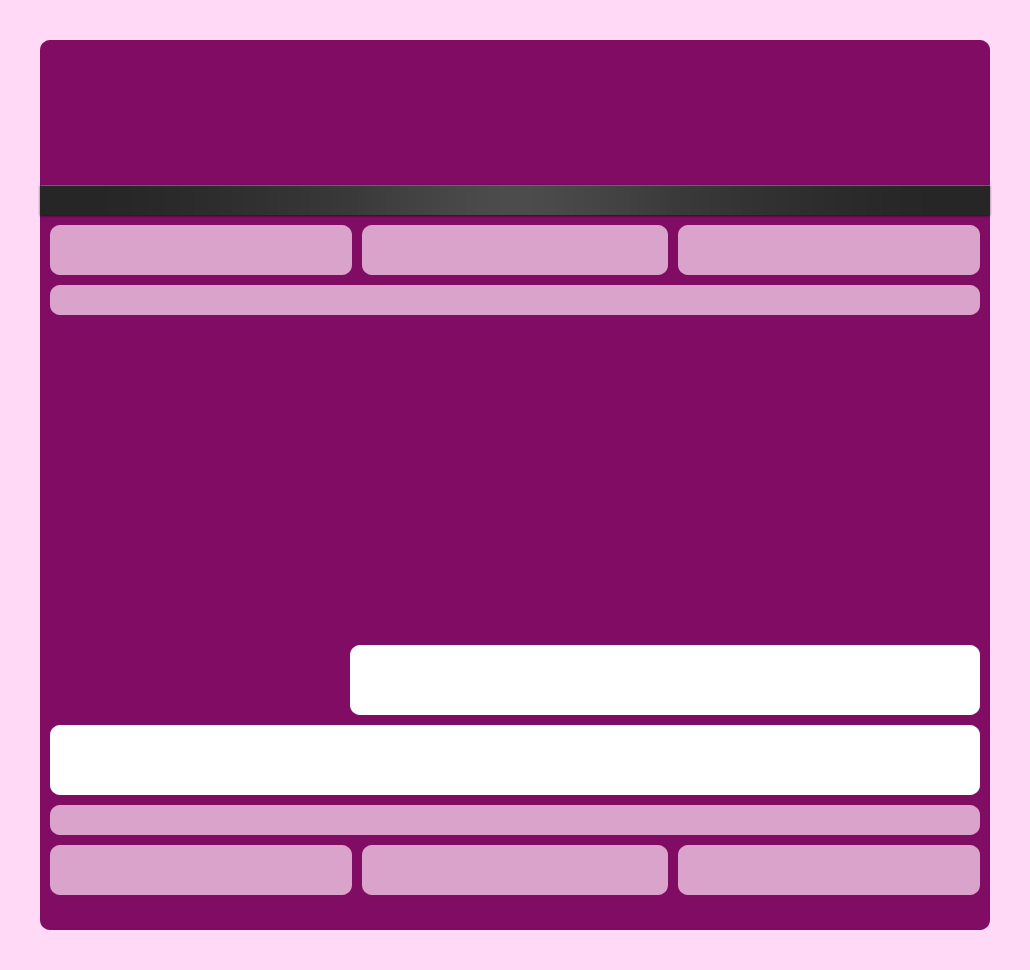
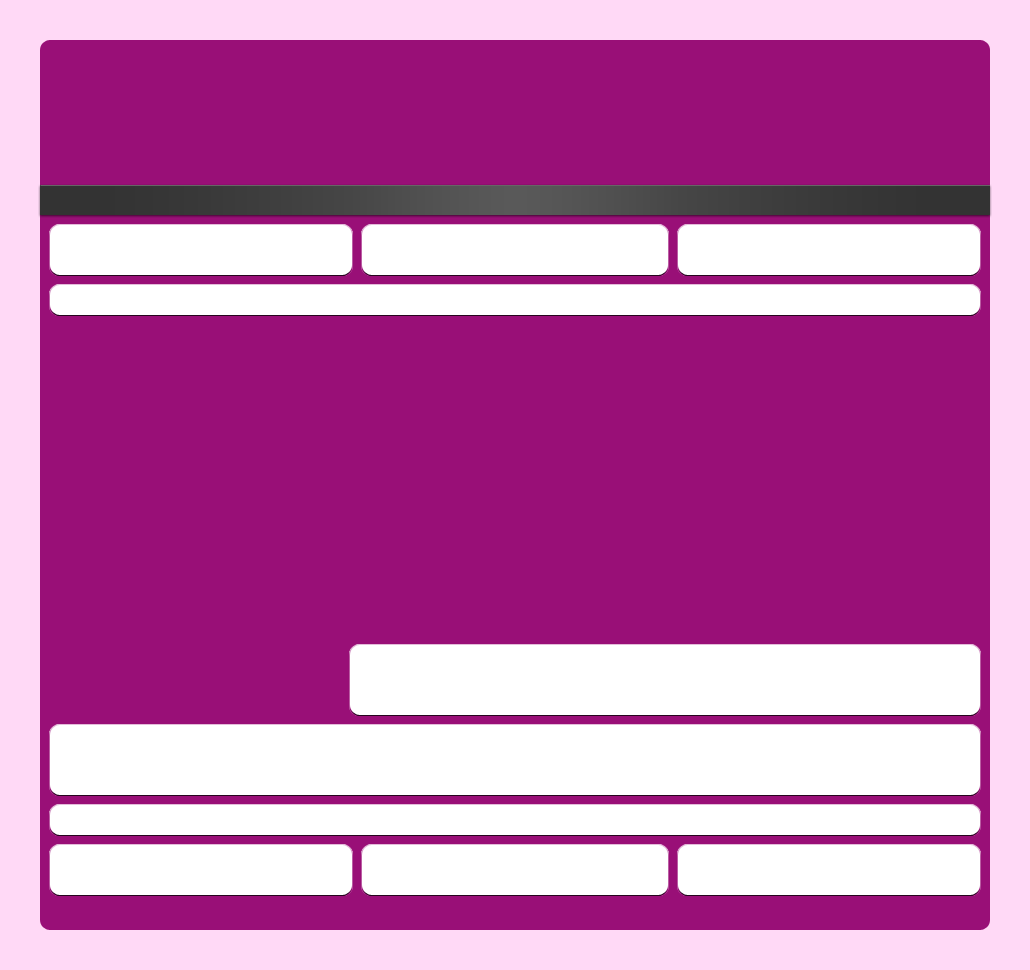
Layered file, before and after one edit (1030x970). Changes by layer:
pixels changed over left=40, top=40, right=990, bottom=930 (layer not identified)
